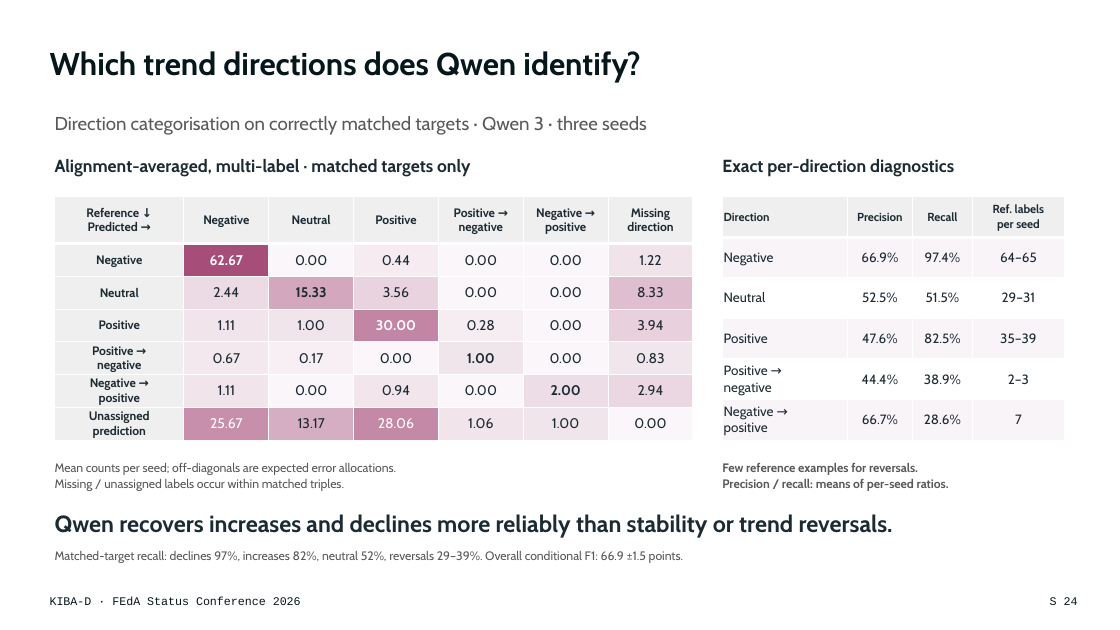
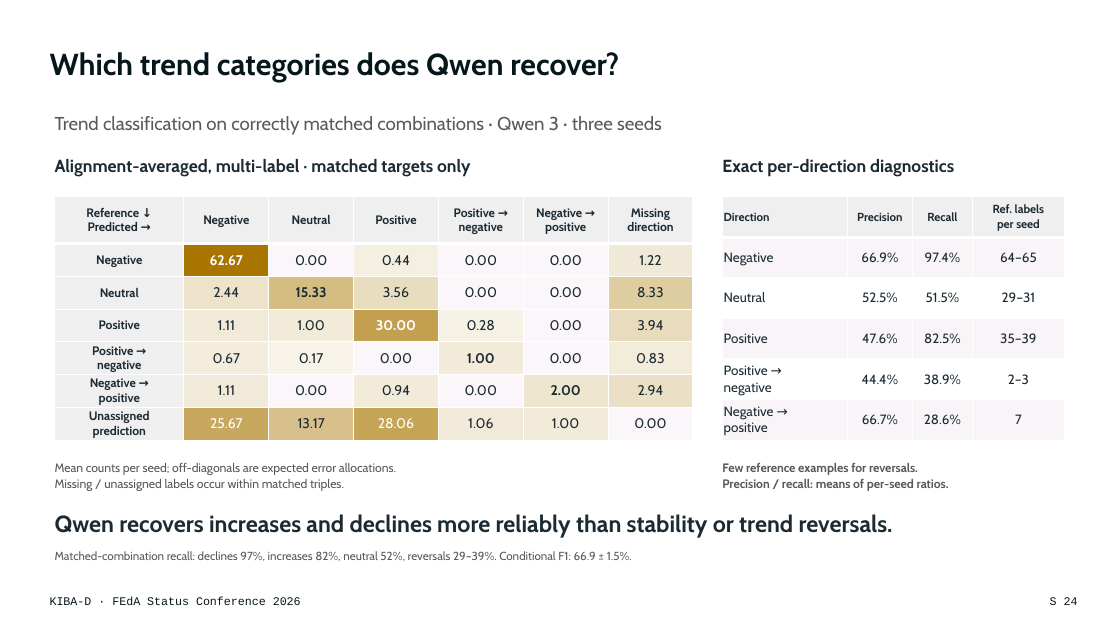
Before and after one commit to DFKI-NLP/kibad-llm, a slide deck: slide 24 of presentations/2026_feda_status_conference/KIBA-D_FEdA2026_Keynote.pptx. Drawn at 1120x630 pixels with LibreOffice and Linux fonts; fonts in the diff are those of the drawing. Boxes give left, top, right and bottom in pixels: in the first picture for what was removed or moved away, otherwise in the second. Text is boxed around its words. In the diff, an @@ line names an element or a change of style, - is before the commit and + after.

```diff
--- a/presentations/2026_feda_status_conference/KIBA-D_FEdA2026_Keynote.pptx
+++ b/presentations/2026_feda_status_conference/KIBA-D_FEdA2026_Keynote.pptx
@@ title at bbox=[50, 52, 619, 82]: text changed; size 27 to 26 pt @@
-Which trend directions does Qwen identify?
+Which trend categories does Qwen recover?
@@ text at bbox=[55, 116, 662, 135]: text changed @@
-Direction categorisation on correctly matched targets · Qwen 3 · three seeds
+Trend classification on correctly matched combinations · Qwen 3 · three seeds
@@ table at bbox=[55, 197, 693, 472] @@
@@ fill #A64D79 to #A87500 in row 2, column 2 @@
@@ fill #F5EBF1 to #F5EFE2 in row 2, column 4 @@
@@ fill #F0E3EA to #F1E9D7 in row 2, column 7 @@
@@ fill #ECDAE4 to #EDE2CA in row 3, column 2 @@
@@ fill #D3A8BE to #D4BC82 in row 3, column 3 @@
@@ fill #E9D3DF to #E9DDC0 in row 3, column 4 @@
@@ fill #DEBECF to #DFCDA2 in row 3, column 7 @@
@@ fill #F1E4EB to #F2EAD8 in 3 cells @@
@@ fill #F1E5EC to #F2EBDA in 3 cells @@
@@ fill #C285A4 to #C3A050 in row 4, column 4 @@
@@ fill #F6EDF2 to #F6F1E5 in row 4, column 5 @@
@@ fill #E8D1DD to #E9DBBD in row 4, column 7 @@
@@ fill #F3E8EE to #F4EDDE in row 5, column 2 @@
@@ fill #F7EFF4 to #F7F3E8 in row 5, column 3 @@
@@ fill #F2E6ED to #F3ECDB in row 5, column 7 @@
@@ fill #F2E5EC to #F2EBDA in row 6, column 4 @@
@@ fill #EDDDE6 to #EEE5CE in row 6, column 6 @@
@@ fill #EAD7E1 to #EBE0C6 in row 6, column 7 @@
@@ fill #C78FAB to #C8A85F in row 7, column 2 @@
@@ fill #D6AEC3 to #D7C08B in row 7, column 3 @@
@@ fill #C489A7 to #C5A456 in row 7, column 4 @@
@@ text at bbox=[55, 551, 632, 561]: text changed; size 10.5 to 10 pt @@
-Matched-target recall: declines 97%, increases 82%, neutral 52%, reversals 29–39%. Overall conditional F1: 66.9 ±1.5 points.
+Matched-combination recall: declines 97%, increases 82%, neutral 52%, reversals 29–39%. Conditional F1: 66.9 ± 1.5%.
```
Also in this commit, not shown: 15 other slides changed, 1 other file.
